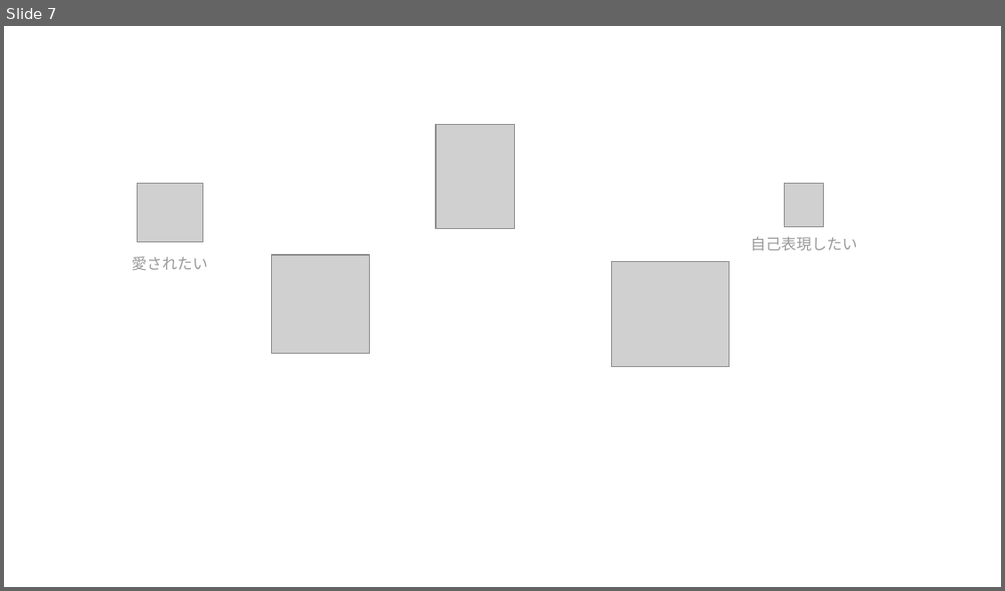
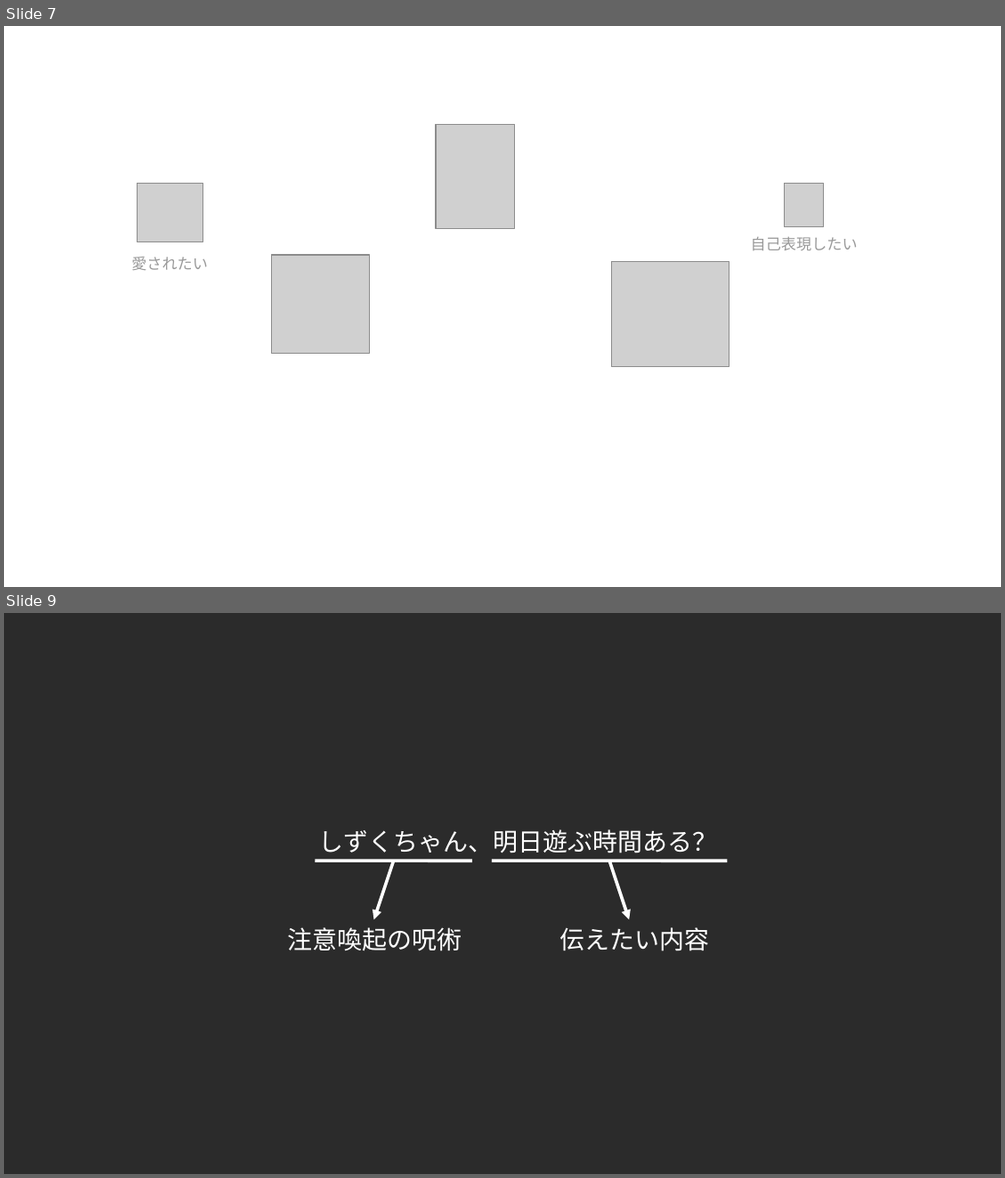
Before and after one commit to shinichi-kato/muno-site-scratch, a slide deck: static/insight.odp. Shown one above the other, each under a label of ours: slide 7 before the commit, slides 7 and 9 after it; the slides between them are not shown. The pictures are 1005x591 and 1005x1178 pixels, drawn with LibreOffice and Linux fonts; fonts in the diff are those of the drawing; grey boxes stand for pictures; background and template pictures are left out; a plain dark background stands for a picture behind light text. Boxes give left, top, right and bottom in pixels: in the first picture for what was removed or moved away, otherwise in the second. Text is boxed around its words. In the diff, an @@ line names an element or a change of style, - is before the commit and + after.

```diff
--- a/static/insight.odp
+++ b/static/insight.odp
@@ slide 9 added at <box>4,613,1001,1174</box>, background picture (left out) @@
@@ group added at <box>288,829,727,951</box>: 3 texts, 2 arrows, 2 lines @@
+しずくちゃん、明日遊ぶ時間ある？
+注意喚起の呪術
+伝えたい内容
```
Also in this commit, not shown: 1 other slide added, 6 other files.
